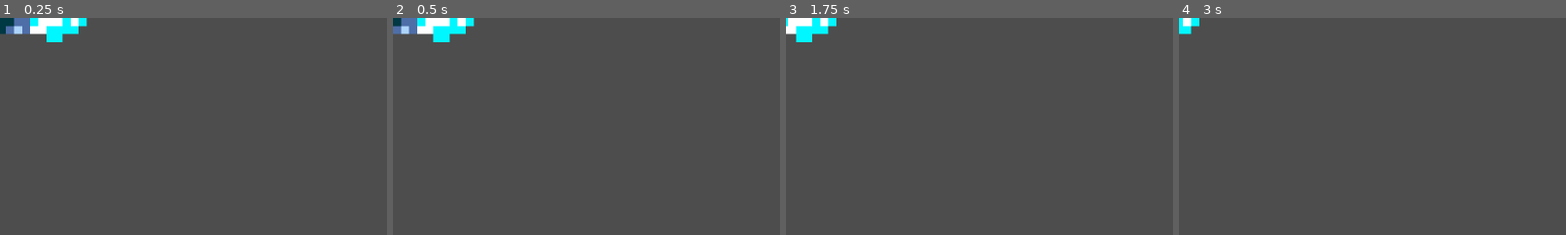
Above: before the commit, frames 1-4 (left to right).
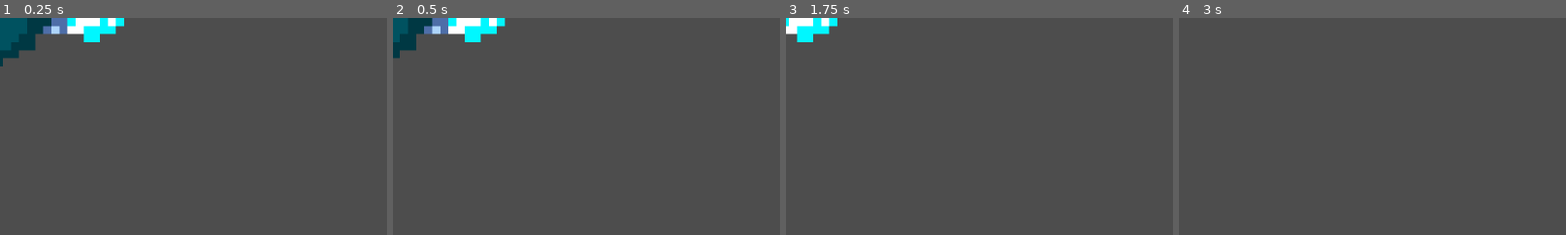
Above: after the commit, the same moments.

Repository: P0ddy/Project-Bentley
Game: Godot game, scene res://Scenes/MainScene/boss.tscn
The game is run twice, just before and just after one commit, with the same random seed, the same clock (stepped at 60 frames per second) and the same inputs. This scene is started directly instead of the project's main scene.
Inputs:
- Up to frame 1 (0.25 s): no input
- Up to frame 2 (0.5 s): no input
- Up to frame 3 (1.75 s): hold D (right) 0.53-1.28 s; hold Space (shoot) 0.53-1.28 s; hold S (down) from 1.28 s (still down); tap Space (shoot) at 1.35 s
- Up to frame 4 (3 s): release S (down) at 2.03 s; hold D (right) 2.03-2.78 s; hold Space (shoot) 2.03-2.78 s; hold W (up) from 2.78 s (still down); tap Space (shoot) at 2.85 s
The pictures show only the part of the screen within x 0-50%, y 0-50%; the shares and areas given below are measured in that part.

The runs differ from the first frame. In frame 1, 3.5% of the frame differs, in the area x 0-33%, y 0-23%; in frame 2, 2.8%; in frame 3, 0.1%; in frame 4, 0.3%.

Commit message:
boss final

Diff:
--- a/Scenes/MainScene/Game.tscn
+++ b/Scenes/MainScene/Game.tscn
@@ -33,7 +33,7 @@
 script = ExtResource("4_lndq8")
 
 [node name="Bosstimer" type="Timer" parent="."]
-wait_time = 60.0
+wait_time = 10.0
 autostart = true
 
 [node name="CanvasLayer" type="CanvasLayer" parent="."]
--- a/Scenes/MainScene/boss.gd
+++ b/Scenes/MainScene/boss.gd
@@ -5,7 +5,7 @@
 var canshoot = false
 var player = null
 
-var speed = 1
+var speed = 2
 var Health = 100
 
 var is_travelling = false  # Umbenannt von 'travel'
@@ -43,21 +43,21 @@
 		move_down()
 
 func move_up():
-	position.y += speed
+	position.y += 4
 
 func move_down():
-	position.y -= speed
+	position.y -= 2
 
 func _on_shootspeed_timeout():
 	canshoot = true
 
 func shoot():
 	if canshoot:
-		var bullet = Bullet.instance()
+		var bullet = Bullet.instantiate()
 		bullet.position = spawnpos1.global_position
 		get_parent().add_child(bullet)
 
-		var bullet2 = Bullet.instance()
+		var bullet2 = Bullet.instantiate()
 		bullet2.position = spawnpos2.global_position
 		get_parent().add_child(bullet2)
 
--- a/Scenes/MainScene/boss.tscn
+++ b/Scenes/MainScene/boss.tscn
@@ -4,36 +4,40 @@
 [ext_resource type="Script" path="res://Scenes/MainScene/boss.gd" id="1_h6xpb"]
 
 [sub_resource type="RectangleShape2D" id="RectangleShape2D_hpjg4"]
-size = Vector2(361, 323)
+size = Vector2(378.5, 323)
 
-[sub_resource type="CapsuleShape2D" id="CapsuleShape2D_4cgqg"]
-radius = 1053.0
-height = 2844.0
+[sub_resource type="CircleShape2D" id="CircleShape2D_5oa5w"]
+radius = 689.21
 
 [node name="Boss" type="CharacterBody2D"]
 script = ExtResource("1_h6xpb")
 
 [node name="Sprite2D" type="Sprite2D" parent="."]
+position = Vector2(107.39, 0)
 scale = Vector2(20, 20)
 texture = ExtResource("1_6vs40")
 region_enabled = true
 region_rect = Rect2(0, 0, 29, 16)
 
 [node name="CollisionShape2D" type="CollisionShape2D" parent="."]
-position = Vector2(-90.5, 0.5)
+position = Vector2(8.75, 0)
 shape = SubResource("RectangleShape2D_hpjg4")
 
 [node name="Spawnpos1" type="Marker2D" parent="."]
+position = Vector2(-133, -160)
 
 [node name="Spawnpos2" type="Marker2D" parent="."]
+position = Vector2(-119, 156)
 
 [node name="shootspeed" type="Timer" parent="."]
 autostart = true
 
 [node name="Detection" type="Area2D" parent="."]
+visible = false
 
 [node name="CollisionShape2D" type="CollisionShape2D" parent="Detection"]
-shape = SubResource("CapsuleShape2D_4cgqg")
+visible = false
+shape = SubResource("CircleShape2D_5oa5w")
 
 [connection signal="timeout" from="shootspeed" to="." method="_on_shootspeed_timeout"]
 [connection signal="body_entered" from="Detection" to="." method="_on_detection_body_entered"]
--- a/Scenes/MainScene/boss_bullet.tscn
+++ b/Scenes/MainScene/boss_bullet.tscn
@@ -10,6 +10,7 @@
 script = ExtResource("1_vr5g6")
 
 [node name="Sprite2D" type="Sprite2D" parent="."]
+modulate = Color(0.902382, 0.0803209, 0, 1)
 position = Vector2(-7.15256e-07, -7.15256e-07)
 scale = Vector2(2.41667, 2.41667)
 texture = ExtResource("1_8w1nm")
